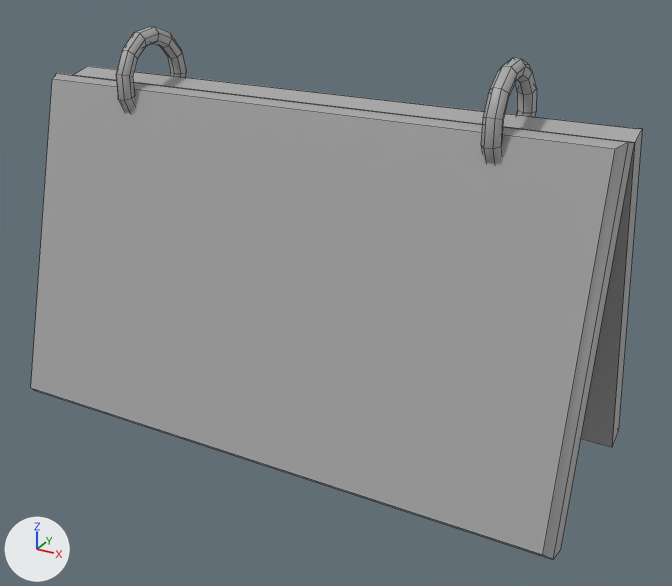
The FBX model Content/Meshes/Blockout/SM_DeskCalendar_01.fbx, before and after one commit.
One viewpoint serves both versions: a camera (50 mm lens) standing at (0.193, -0.33, 0.23) and looking at (0.013, -0.003, 0.067). The lights are fixed; the arrows at lower left show +X, +Y and +Z. The older version comes first. Mesh edges are drawn as thin lines. Where no turn or scale is listed for an object, it has been applied to the vertices.

Before the edit, the objects in view are built like this:
```python
me_mesh = bpy.data.meshes.new('Mesh')
me_mesh.from_pydata(...)  # 206 vertices, 202 faces; spans x -0.13..0.13, y -0.054..0.054, z 0.0..0.173
me_mesh.materials.append(mat_standardsurface1)  # grey #aaaaaa
ob_sm_deskcalendar_01 = bpy.data.objects.new('SM_DeskCalendar_01', me_mesh)
ob_sm_deskcalendar_01.location = (0.0, 0.0, 0.0)
```
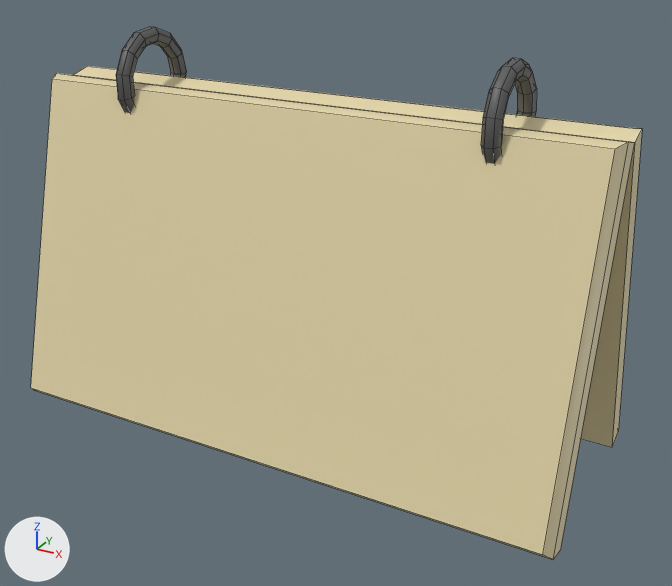
Location of each change, [x1, y1, x2, y2] in pixels of the pictures (672 x 586 px):
part 1 of me_mesh, recoloured (grey to dark grey)
    both: [116, 27, 186, 113]
part 2 of me_mesh, recoloured (grey to dark grey)
    both: [481, 58, 537, 164]
part 3 of me_mesh, recoloured (grey to beige)
    both: [31, 66, 642, 560]
part 4 of me_mesh, recoloured (grey to beige)
    both: [543, 130, 642, 560]

What the commit changed:
Material 'M_Paper_01' (mat_m_paper_01) is new.
Its base color is (0.802, 0.697, 0.411) (beige #e7d9ac).
Material 'M_Metal_01' (mat_m_metal_01) is new.
Its base color is (0.103, 0.103, 0.103) (dark grey #5a5a5a).
me_mesh has 206 vertices, 202 faces and spans x -0.13..0.13, y -0.054..0.054, z 0.0..0.173.
me_mesh is used by ob_sm_deskcalendar_01; location (0.0, 0.0, 0.0).
me_mesh part 1: all 91 faces centred in x -0.085..-0.079, y -0.022..0.021, z 0.129..0.172 switch from mat_standardsurface1 (grey #aaaaaa) to mat_m_metal_01 (dark grey #5a5a5a).
me_mesh part 2: all 91 faces centred in x 0.082..0.088, y -0.022..0.021, z 0.129..0.172 switch from mat_standardsurface1 (grey #aaaaaa) to mat_m_metal_01 (dark grey #5a5a5a).
me_mesh part 3: all 12 faces centred in x 0.0, y -0.052..0.052, z 0.001..0.15 switch from mat_standardsurface1 (grey #aaaaaa) to mat_m_paper_01 (beige #e7d9ac).
me_mesh part 4: all 4 faces centred in x 0.129..0.13, y -0.033..0.033, z 0.075..0.077 switch from mat_standardsurface1 (grey #aaaaaa) to mat_m_paper_01 (beige #e7d9ac).
